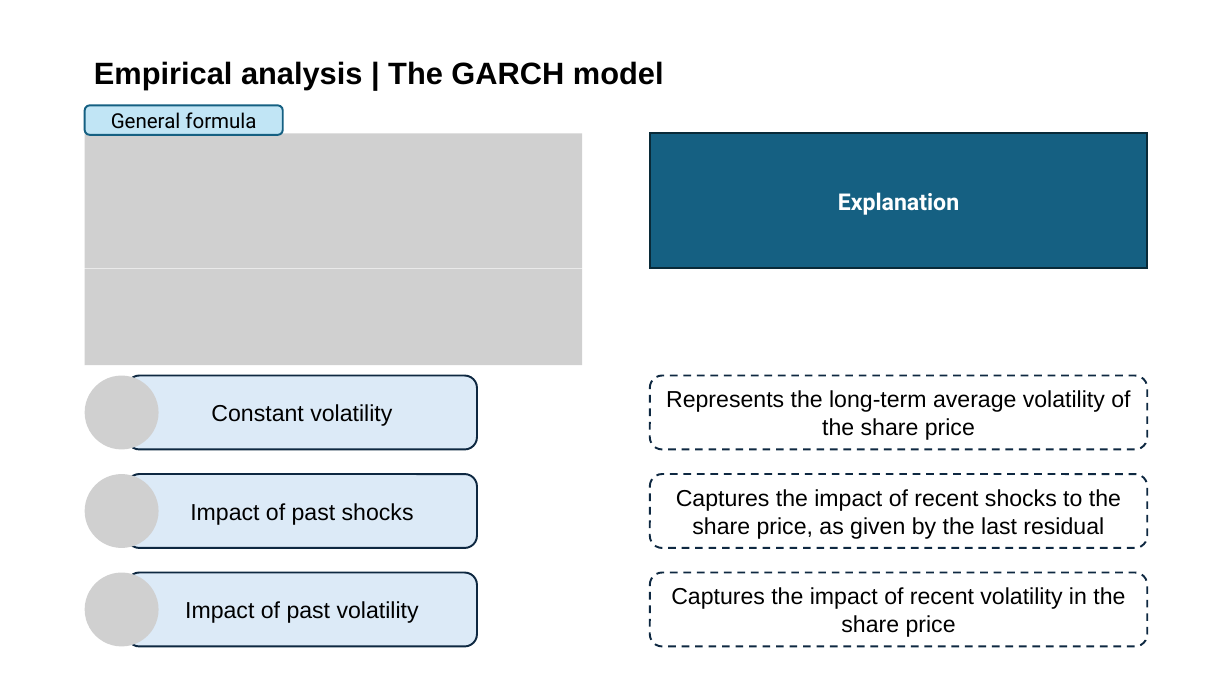
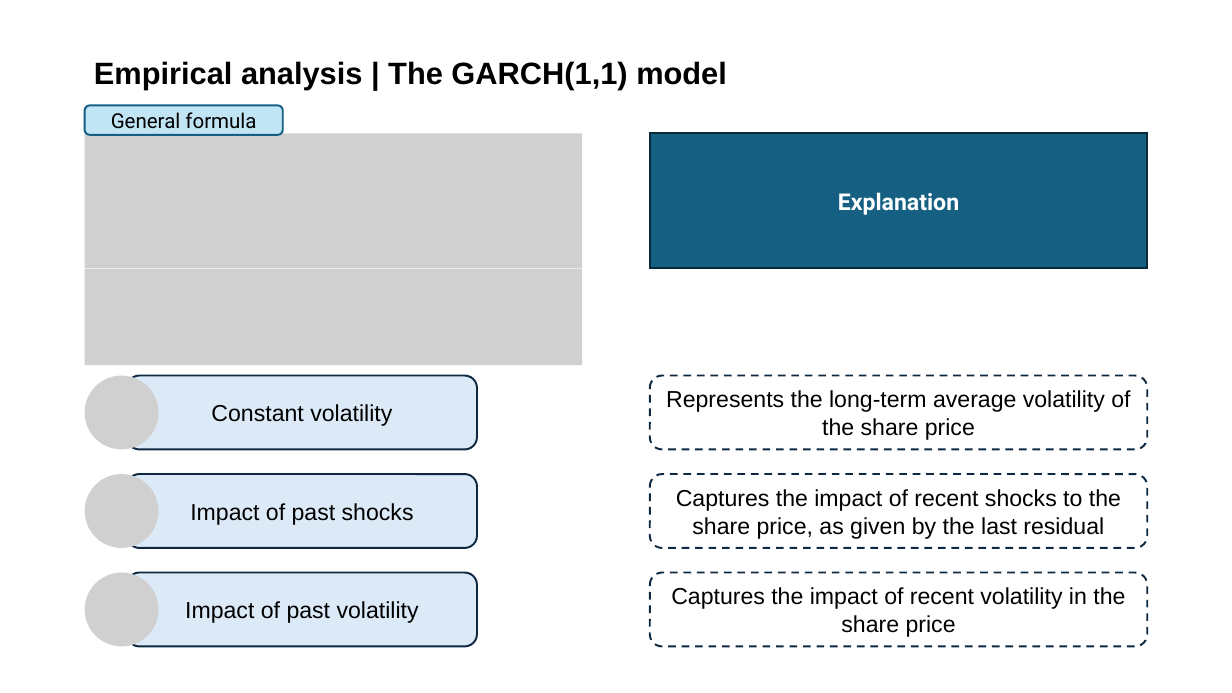
Before and after one commit to Bautz-Holter/sp500_fedfunds_payems, a slide deck: slide 8 of Empirical Project.pptx. Drawn at 1232x693 pixels with LibreOffice and Linux fonts; fonts in the diff are those of the drawing; grey boxes stand for pictures. Boxes give left, top, right and bottom in pixels: in the first picture for what was removed or moved away, otherwise in the second. Text is boxed around its words. In the diff, an @@ line names an element or a change of style, - is before the commit and + after.

```diff
--- a/Empirical Project.pptx
+++ b/Empirical Project.pptx
@@ title at <box>94,61,727,90</box>: text changed @@
-Empirical analysis | The GARCH model
+Empirical analysis | The GARCH(1,1) model
```
Also in this commit, not shown: 4 other slides changed, 2 other files.
